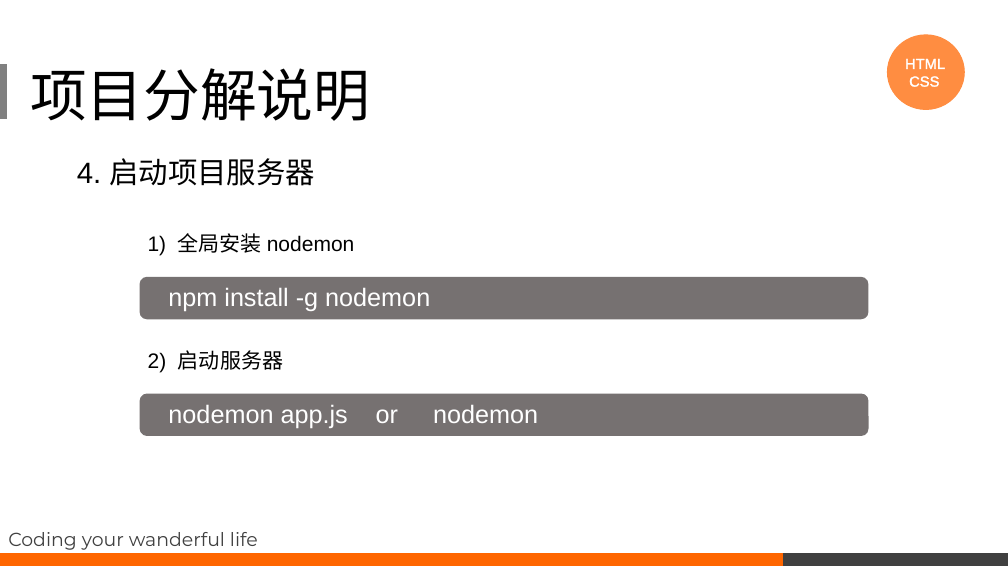
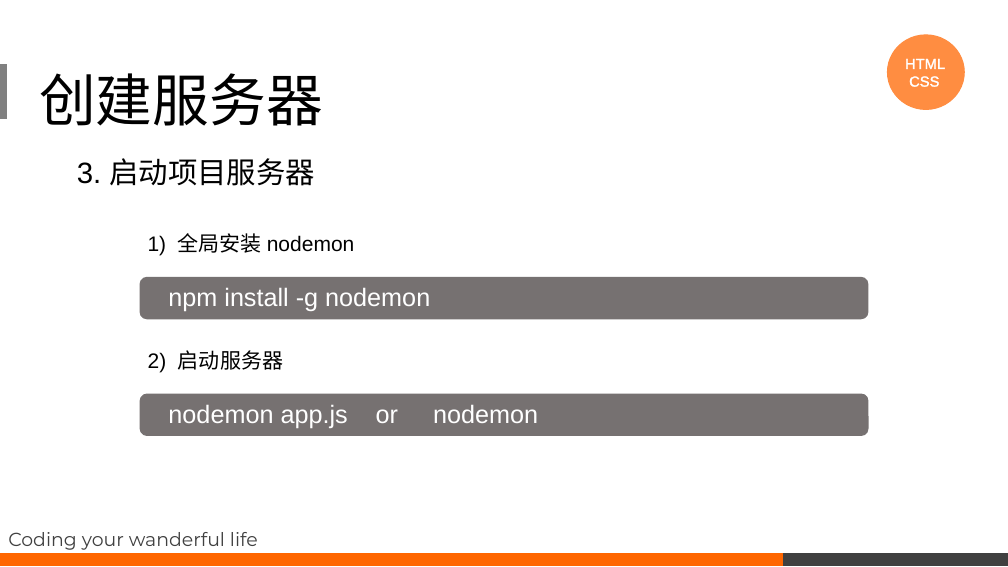
Before and after one commit to noip-algorithms/express-element-master, a slide deck: slide 7 of course/项目分析课程.pptx. Drawn at 1008x567 pixels with LibreOffice and Linux fonts; fonts in the diff are those of the drawing. Boxes give left, top, right and bottom in pixels: in the first picture for what was removed or moved away, otherwise in the second. Text is boxed around its words. In the diff, an @@ line names an element or a change of style, - is before the commit and + after.

```diff
--- a/course/项目分析课程.pptx
+++ b/course/项目分析课程.pptx
@@ title removed at (x1=30, y1=68, x2=370, y2=121) @@
-项目分解说明
@@ text added at (x1=39, y1=73, x2=322, y2=126), 54 pt, text #000000 @@
+创建服务器
@@ text at (x1=77, y1=158, x2=315, y2=186): text changed @@
-4. 启动项目服务器
+3. 启动项目服务器
```
Also in this commit, not shown: 5 other slides changed, 13 slides added, 7 other files.
